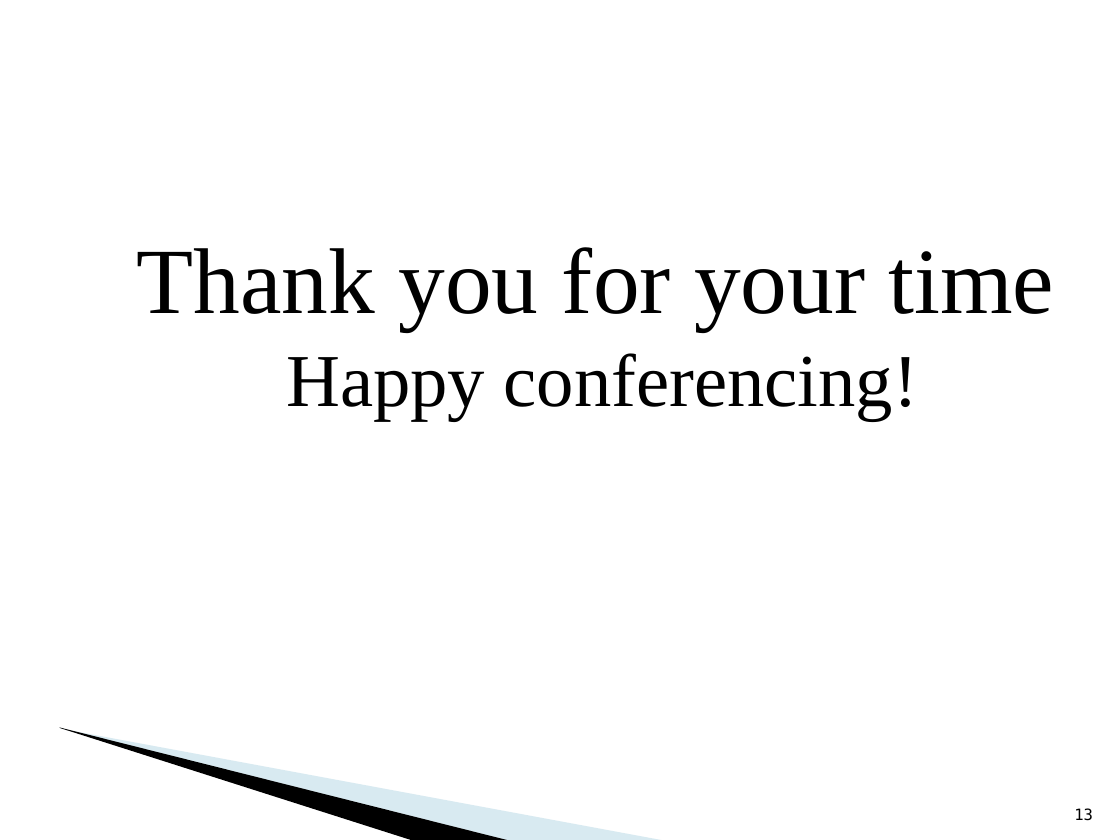
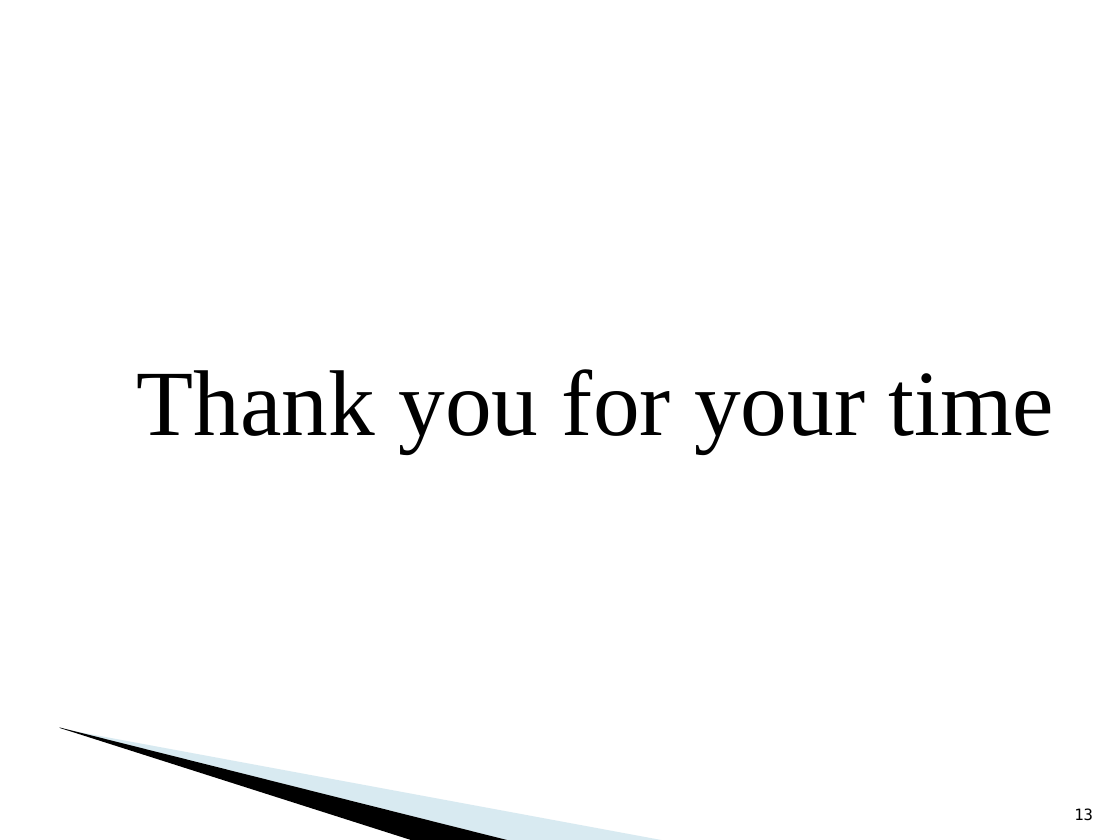
Before and after one commit to visionnguyen/remote-desktop, a slide deck: slide 13 of Project/MViewer/Documentation/DARIE MIHAI - Presentation.ppt. Drawn at 1120x840 pixels with LibreOffice and Linux fonts; fonts in the diff are those of the drawing; background and template pictures are left out. Boxes give left, top, right and bottom in pixels: in the first picture for what was removed or moved away, otherwise in the second. Text is boxed around its words. In the diff, an @@ line names an element or a change of style, - is before the commit and + after.

```diff
--- a/Project/MViewer/Documentation/DARIE MIHAI - Presentation.ppt
+++ b/Project/MViewer/Documentation/DARIE MIHAI - Presentation.ppt
@@ text "Thank you for your time" moved from (x1=137, y1=247, x2=1055, y2=421) to (x1=137, y1=369, x2=1055, y2=452) @@
@@ text at (x1=286, y1=353, x2=918, y2=421): paragraph removed @@
-Happy conferencing!
```
